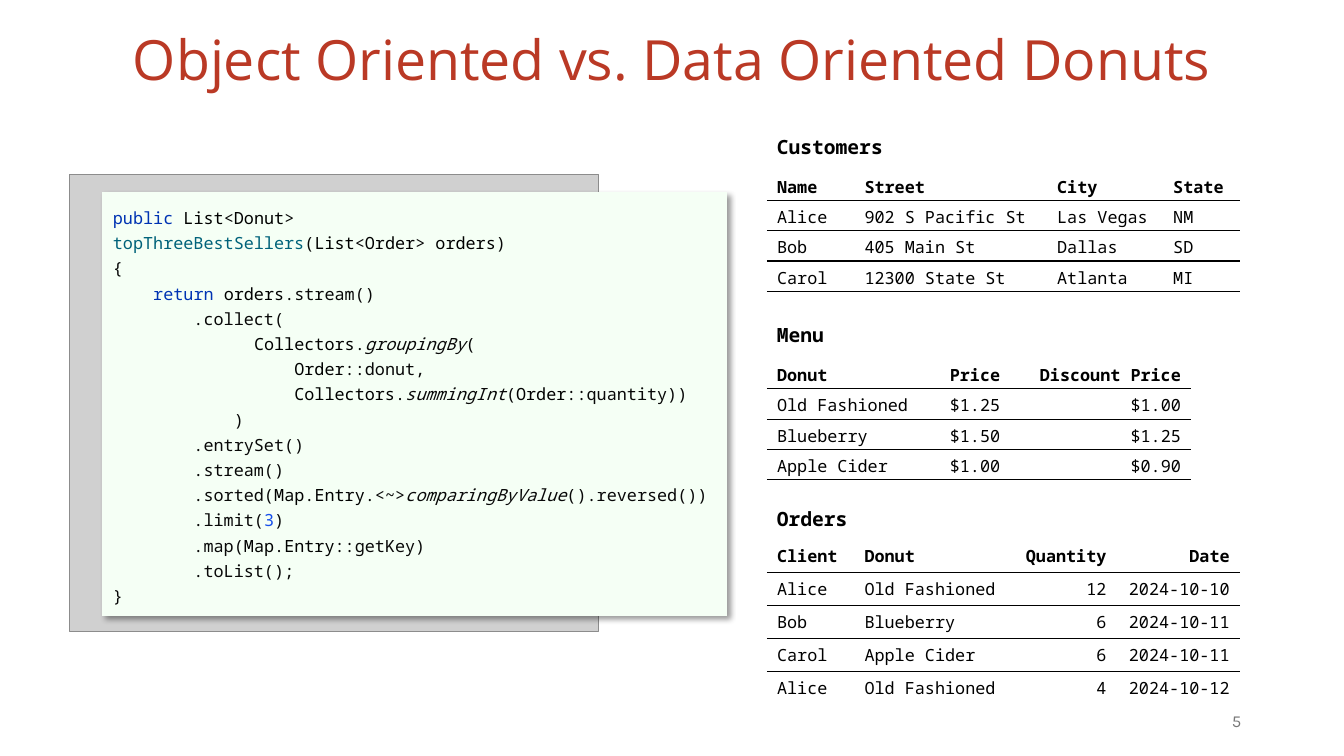
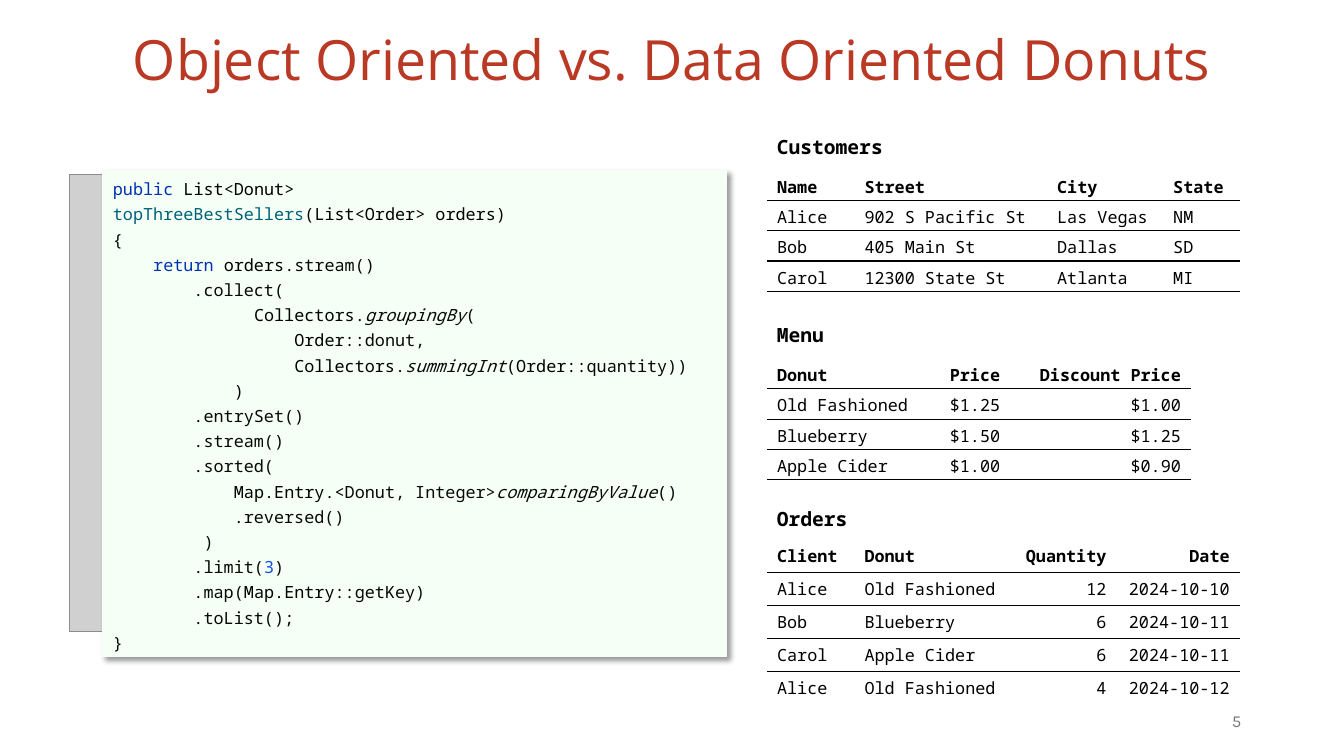
Before and after one commit to vmzakharov/missing-dataframe-talk, a slide deck: slide 5 of presentation/Missing_Dataframe_Short.pptx. Drawn at 1344x756 pixels with LibreOffice and Linux fonts; fonts in the diff are those of the drawing; grey boxes stand for pictures. Boxes give left, top, right and bottom in pixels: in the first picture for what was removed or moved away, otherwise in the second. Text is boxed around its words. In the diff, an @@ line names an element or a change of style, - is before the commit and + after.

```diff
--- a/presentation/Missing_Dataframe_Short.pptx
+++ b/presentation/Missing_Dataframe_Short.pptx
@@ rectangle "public List<Donut>": place and size @@
-rectangle "public List<Donut>" at <box>103,194,726,616</box>
+rectangle "public List<Donut>" at <box>103,171,726,656</box>
@@ text in rectangle at <box>113,207,687,627</box>: text changed @@
-topThreeBestSellers(List<Order> orders)
-{
-return orders.stream()
-.collect(
-Collectors.groupingBy(
-Order::donut,
-Collectors.summingInt(Order::quantity))
-)
-.entrySet()
-.stream()
-.sorted(Map.Entry.<~>comparingByValue().reversed())
-.limit(3)
-.map(Map.Entry::getKey)
-.toList();
-}
+topThreeBestSellers(List<Order> orders)
+{
+return orders.stream()
+.collect(
+Collectors.groupingBy(
+Order::donut,
+Collectors.summingInt(Order::quantity))
+)
+.entrySet()
+.stream()
+.sorted(
+Map.Entry.<Donut, Integer>comparingByValue()
+.reversed()
+)
+.limit(3)
+.map(Map.Entry::getKey)
+.toList();
+}
```
Also in this commit, not shown: 1 other slide changed, 1 slide added, 1 other file.
